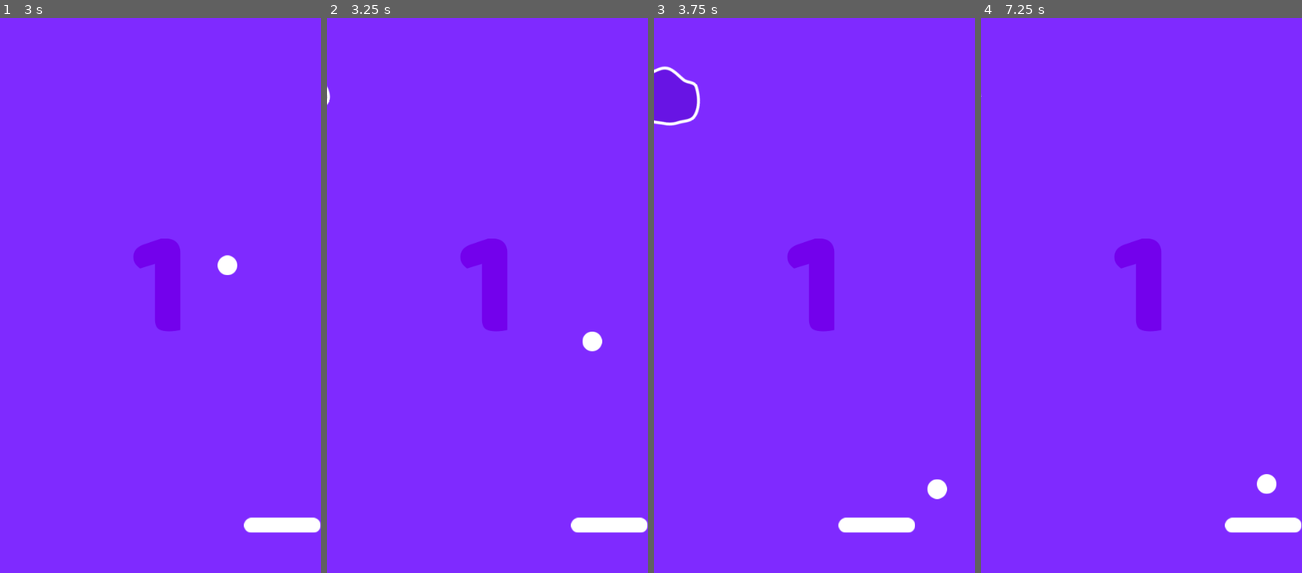
Above: before the commit, frames 1-4 (left to right).
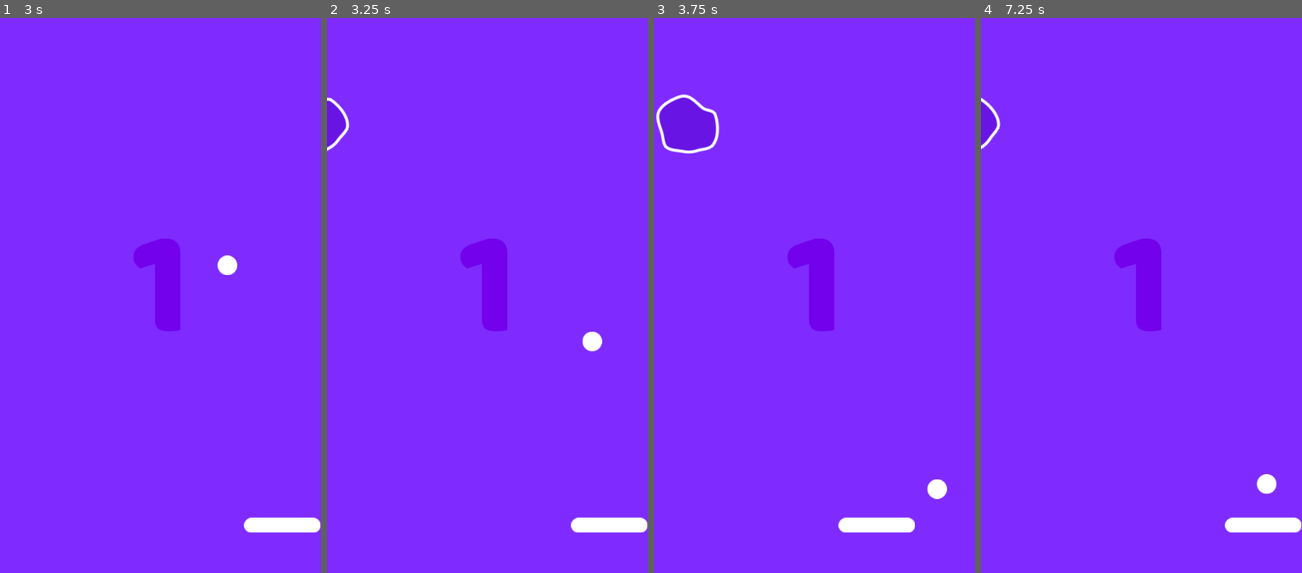
Above: after the commit, the same moments.

Repository: woliveiras/space-pong
Game: Godot game, scene res://Scenes/game.tscn
The game is run twice, just before and just after one commit, with the same random seed, the same clock (stepped at 60 frames per second) and the same inputs.
Inputs:
- Up to frame 1 (3 s): tap Space (Start) at 0.5, 1.35, 2.85 s; hold Right (MoveRight) 0.53-1.28 s; hold Space (Start) 0.53-1.28 s; hold Left (MoveLeft) 1.28-2.03 s; hold Space (Start) 2.03-2.78 s; hold Right (MoveRight) from 2.03 s (still down)
- Up to frame 2 (3.25 s): keep holding Right (MoveRight)
- Up to frame 3 (3.75 s): release Right (MoveRight) at 3.53 s; hold Left (MoveLeft) from 3.53 s (still down); hold Space (Start) from 3.53 s (still down)
- Up to frame 4 (7.25 s): release Space (Start) at 4.28 s; tap Space (Start) at 4.35, 5.85 s; hold Space (Start) 5.03-5.78 s; release Left (MoveLeft) at 5.78 s; hold Right (MoveRight) from 5.78 s (still down); hold Space (Start) from 6.53 s (still down)

Frame 1 is identical in both runs. In frame 2, 0.5% of the frame differs, in the area x 0-8%, y 12-24%; in frame 3, 2.0%, in the area x 0-21%, y 8-25%; in frame 4, 0.4%.

Commit message:
feat: add levels

Diff:
--- a/Scenes/asteroid.tscn
+++ b/Scenes/asteroid.tscn
@@ -6,7 +6,7 @@
 [sub_resource type="CircleShape2D" id="CircleShape2D_a2bka"]
 radius = 42.0
 
-[node name="Asteroid" type="Area2D"]
+[node name="Asteroid" type="Area2D" groups=["asteroids"]]
 position = Vector2(-1, 2)
 collision_layer = 8
 collision_mask = 2
--- a/Scenes/game.tscn
+++ b/Scenes/game.tscn
@@ -95,16 +95,16 @@
 [node name="Positions" type="Node2D" parent="."]
 
 [node name="Pos_01" type="Marker2D" parent="Positions"]
-position = Vector2(636, 229)
+position = Vector2(581, 571)
 
 [node name="Pos_02" type="Marker2D" parent="Positions"]
-position = Vector2(598, 64)
+position = Vector2(581, 146)
 
 [node name="Pos_03" type="Marker2D" parent="Positions"]
-position = Vector2(-118, 308)
+position = Vector2(-54, 410)
 
 [node name="Pos_04" type="Marker2D" parent="Positions"]
-position = Vector2(-86, 163)
+position = Vector2(-54, 210)
 
 [node name="TimerSpawner" type="Timer" parent="."]
 wait_time = 3.0
--- a/Scripts/game.gd
+++ b/Scripts/game.gd
@@ -4,13 +4,24 @@
 @onready var label_pongs = $Pongs
 @onready var label_tutorial = $Tutorial
 @onready var positions = $Positions
+@onready var background = $Background
+
+var asteroid_scene = preload("res://Scenes/asteroid.tscn")
+var res_asteroids = {}
+var res_backgrounds = {}
+var res_labels = {}
+
 var last_position
-var asteroid_scene = preload("res://Scenes/asteroid.tscn")
+var new_asteroid_color
+
+func _ready() -> void:
+	preload_resourses()
 
 func _process(delta: float) -> void:
 	if ball.started:
 		label_pongs.visible = true
 		label_tutorial.visible = false
+		check_pongs(ball.pongs)
 
 	label_pongs.text = str(ball.pongs)
 
@@ -31,7 +42,70 @@
 		if (spawn_position != last_position):
 			var asteroid_instance = asteroid_scene.instantiate()
 			asteroid_instance.global_position = spawn_position.position
+			if (new_asteroid_color != null):
+				asteroid_instance.get_node("Sprite2D").texture = new_asteroid_color
+
 			add_child(asteroid_instance)
 			last_position = spawn_position
 		else:
 			spawn_asteroid()
+
+func preload_resourses():
+	res_asteroids = {
+		"1": preload("res://Sprites/Asteroide1.png"),
+		"2": preload("res://Sprites/Asteroide2.png"),
+		"3": preload("res://Sprites/Asteroide3.png"),
+		"4": preload("res://Sprites/Asteroide4.png"),
+		"5": preload("res://Sprites/Asteroide5.png"),
+		"6": preload("res://Sprites/Asteroide6.png"),
+	}
+
+	res_backgrounds = {
+		"1": preload("res://Sprites/Fundo1.png"),
+		"2": preload("res://Sprites/Fundo2.png"),
+		"3": preload("res://Sprites/Fundo3.png"),
+		"4": preload("res://Sprites/Fundo4.png"),
+		"5": preload("res://Sprites/Fundo5.png"),
+		"6": preload("res://Sprites/Fundo6.png"),
+	}
+
+	res_labels = {
+		"1": "7301ec",
+		"2": "4196ff",
+		"3": "4ea771",
+		"4": "fe9c35",
+		"5": "ff5d5d",
+		"6": "762d79",
+	}
+
+func check_pongs(pongs):
+	match pongs:
+		0:
+			update_colors("1", "1")
+		10:
+			update_colors("2", "2")
+			update_asteroids("2")
+		20:
+			update_colors("3", "3")
+			update_asteroids("3")
+		30:
+			update_colors("4", "4")
+			update_asteroids("4")
+		40:
+			update_colors("5", "5")
+			update_asteroids("5")
+		50:
+			update_colors("6", "6")
+			update_asteroids("6")
+
+func update_colors(key_label, key_background):
+	label_pongs.label_settings.font_color = res_labels[key_label]
+	background.set_texture(res_backgrounds[key_background])
+
+func update_asteroids(key_asteroid):
+	var asteroids = get_tree().get_nodes_in_group("asteroids")
+
+	for asteroid in asteroids:
+		asteroid.get_node("Sprite2D").texture = res_asteroids[key_asteroid]
+
+	new_asteroid_color = res_asteroids[key_asteroid]
--- a/project.godot
+++ b/project.godot
@@ -50,3 +50,4 @@
 [rendering]
 
 renderer/rendering_method="mobile"
+textures/vram_compression/import_etc2_astc=true
Not shown, added: export_presets.cfg
Not shown, changed: .gitignore
